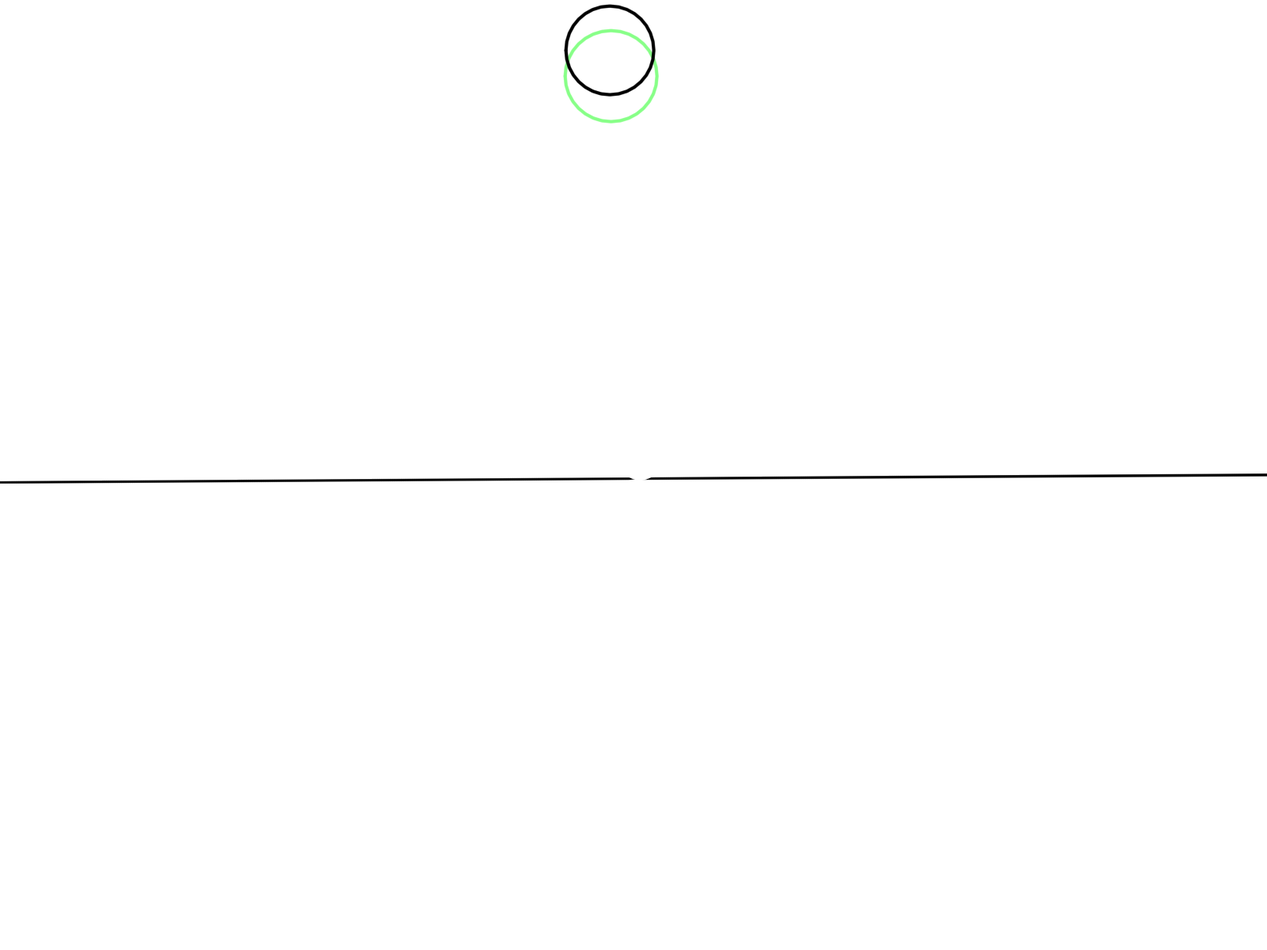
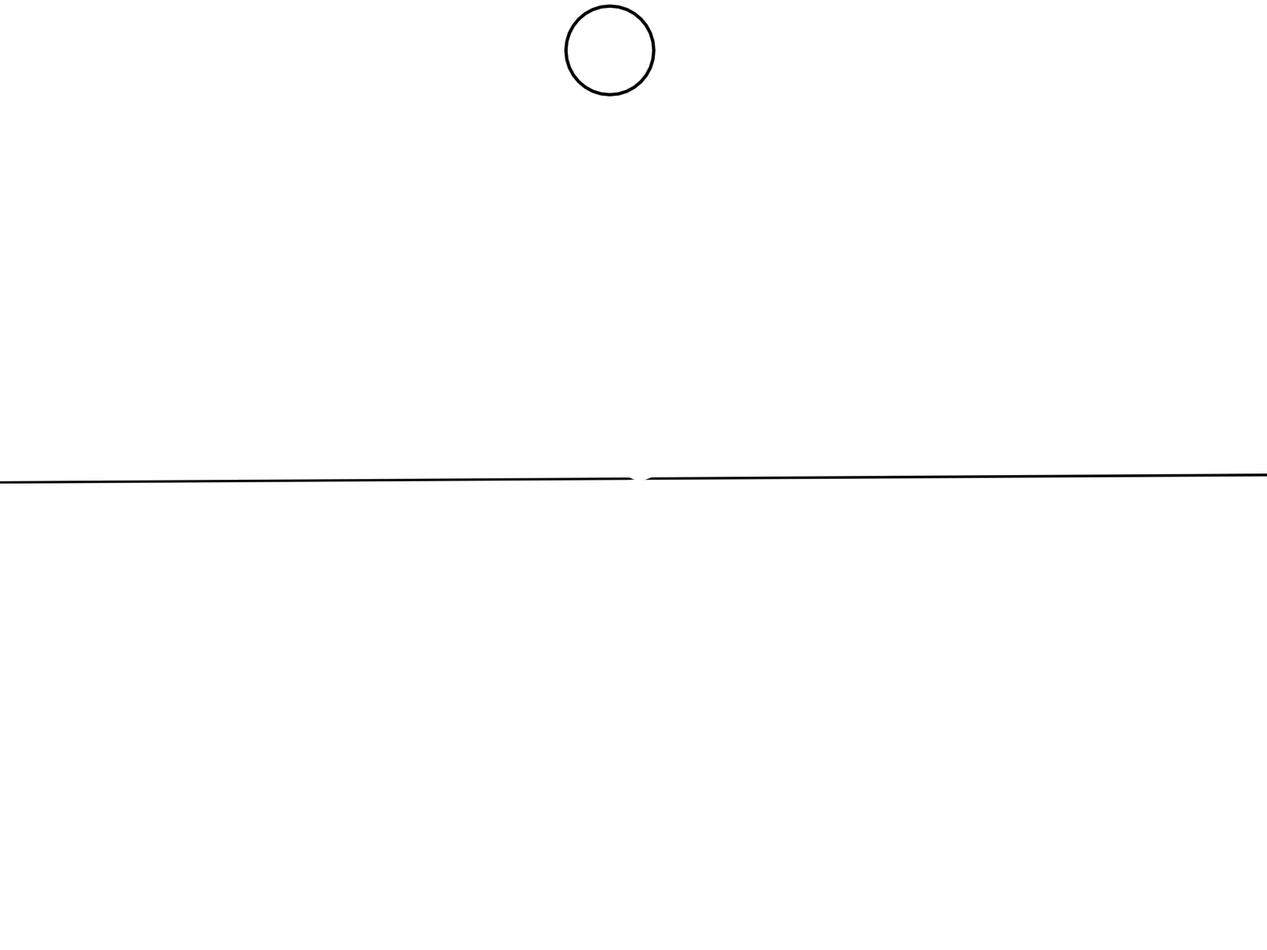
The second w=1267, h=950 image is a revision of the first. Changes to its layers:
painted on "Background" over bbox(562, 28, 659, 124)
